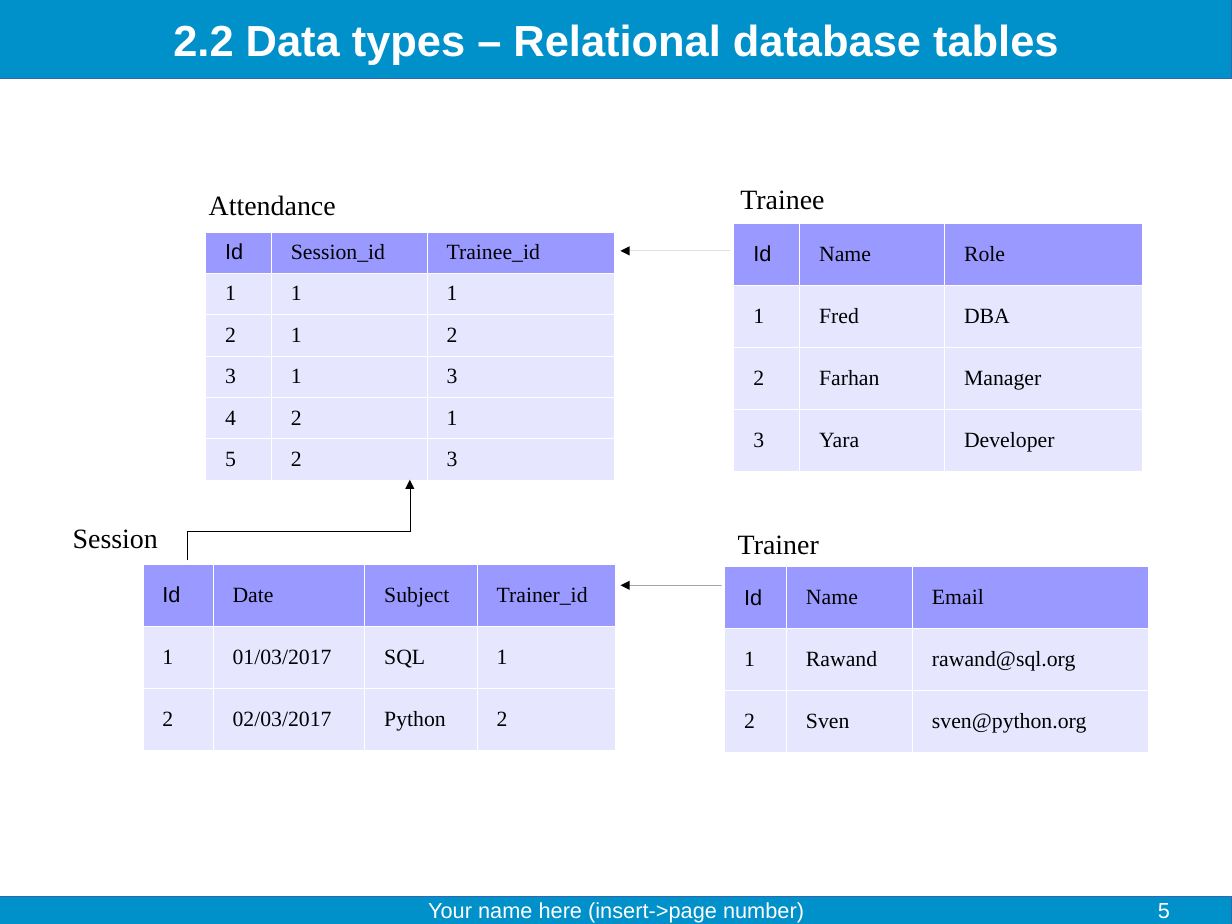
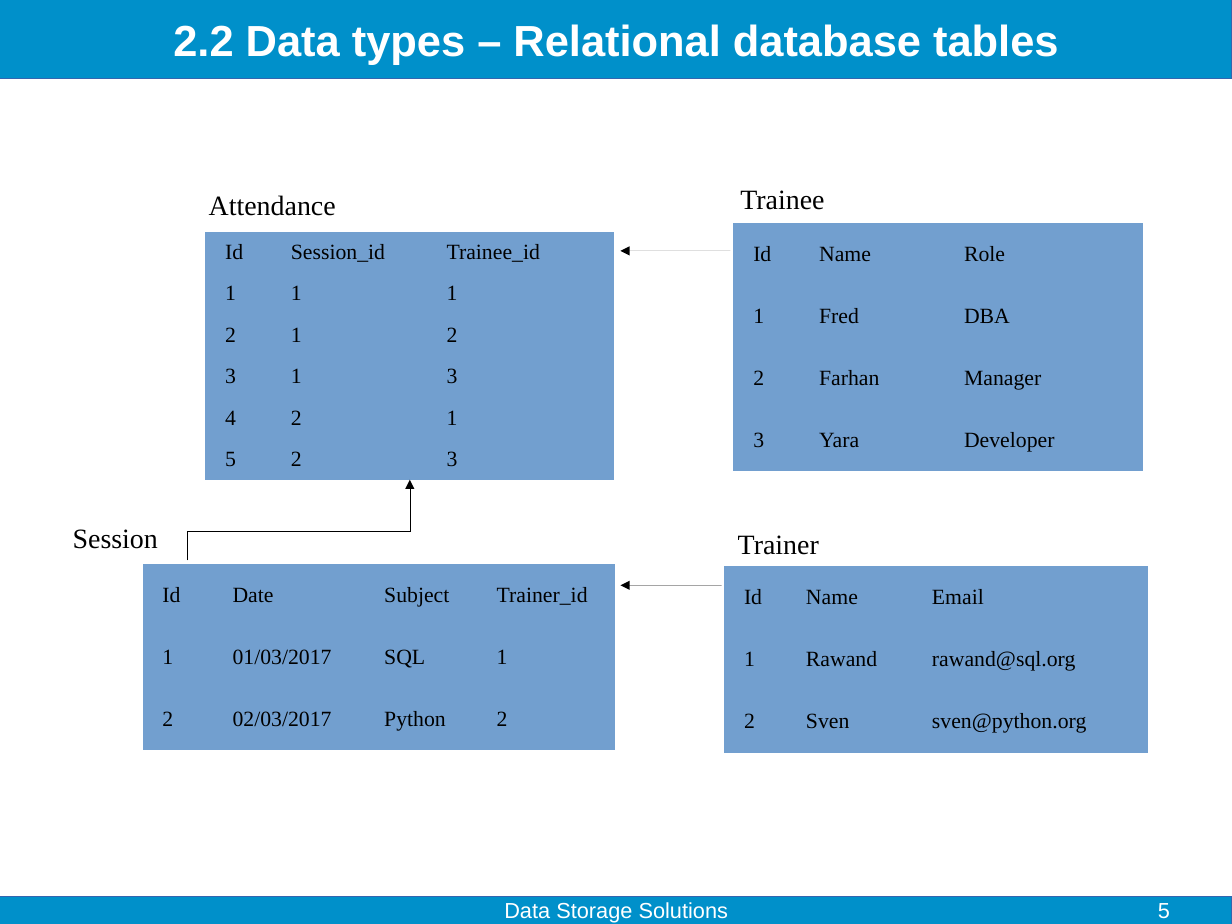
Before and after one commit to fjelltopp/training, a slide deck: slide 5 of data_storage_solutions/Data storage solutions.odp. Drawn at 1232x924 pixels with LibreOffice and Linux fonts; fonts in the diff are those of the drawing. Boxes give left, top, right and bottom in pixels: in the first picture for what was removed or moved away, otherwise in the second. Text is boxed around its words. In the diff, an @@ line names an element or a change of style, - is before the commit and + after.

Commit message:
Add slide numbers

```diff
--- a/data_storage_solutions/Data storage solutions.odp
+++ b/data_storage_solutions/Data storage solutions.odp
@@ table at bbox=[206, 231, 615, 480] @@
@@ fill #9999FF to #729FCF in row 1 @@
@@ fill #E6E6FF to #729FCF in 15 cells @@
@@ font Arial to Times New Roman in "Id" @@
@@ borders changed @@
@@ table at bbox=[733, 222, 1143, 471] @@
@@ fill #9999FF to #729FCF in row 1 @@
@@ fill #E6E6FF to #729FCF in 9 cells @@
@@ font Arial to Times New Roman in "Id" @@
@@ borders changed @@
@@ table at bbox=[143, 565, 616, 750] @@
@@ fill #9999FF to #729FCF in row 1 @@
@@ fill #E6E6FF to #729FCF in 8 cells @@
@@ font Arial to Times New Roman in "Id" @@
@@ borders changed @@
@@ table at bbox=[724, 567, 1148, 752] @@
@@ fill #9999FF to #729FCF in row 1 @@
@@ fill #E6E6FF to #729FCF in 6 cells @@
@@ font Arial to Times New Roman in "Id" @@
@@ borders changed @@
@@ text at bbox=[504, 902, 728, 922]: text changed @@
-Your name here (insert->page number)
+Data Storage Solutions
```
Also in this commit, not shown: 9 other slides changed, 1 slide added.
